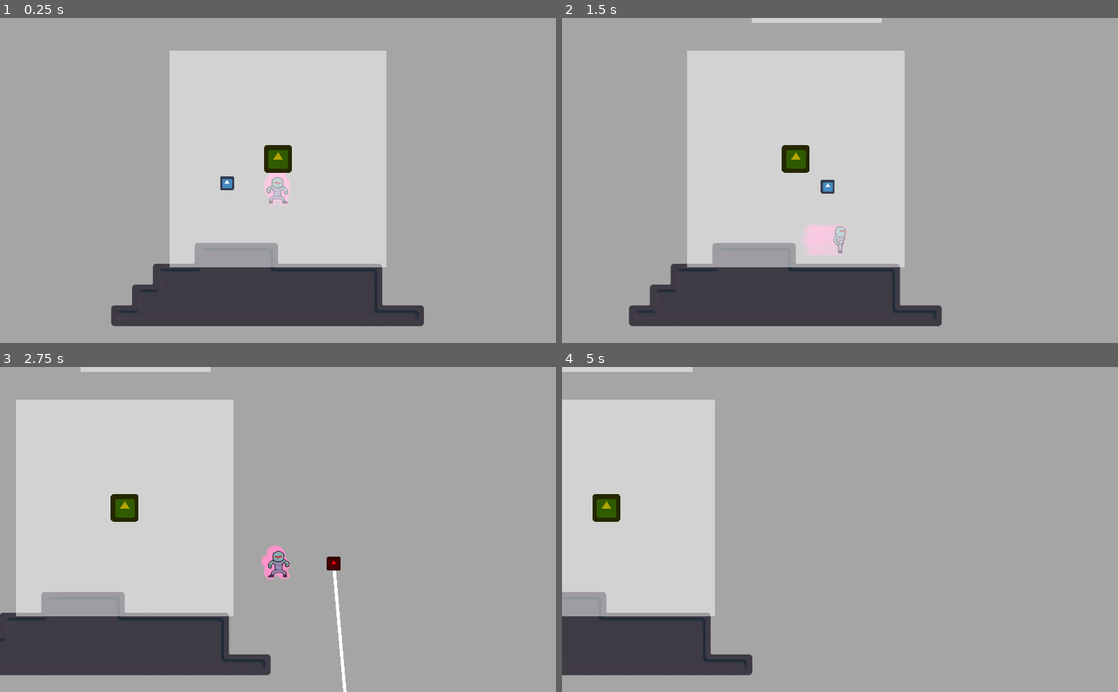
Above: before the commit, frames 1-4 (two rows, left to right).
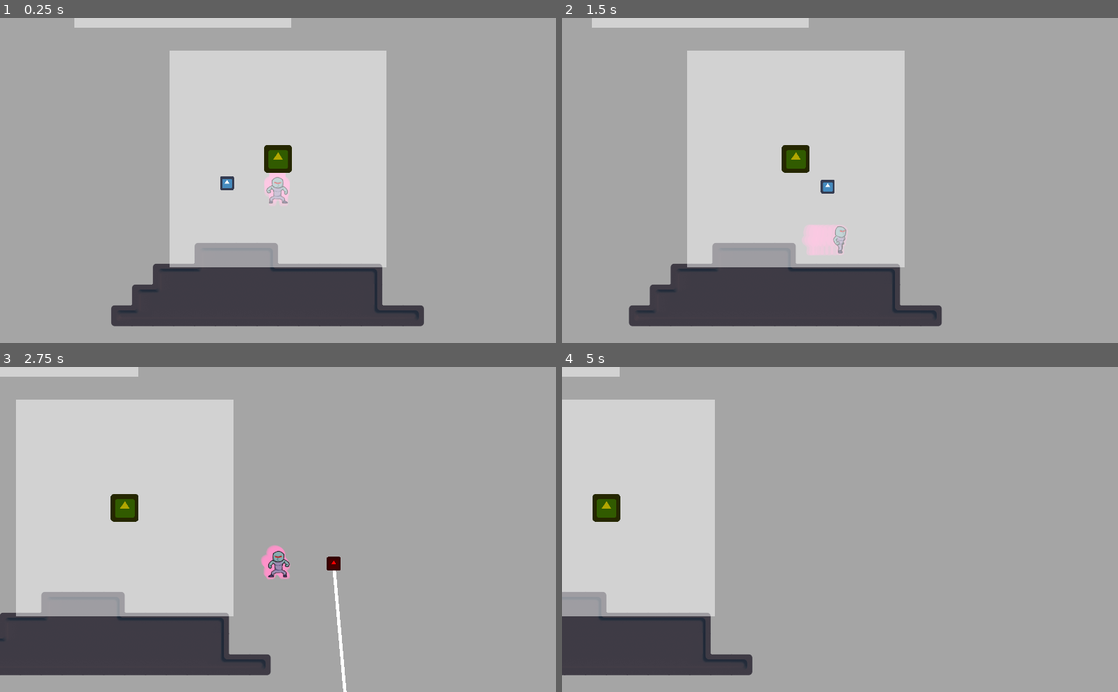
Above: after the commit, the same moments.

Repository: mdrgon1/GWJ-22-Spinzo
Game: Godot game, scene res://MainLevel.tscn
Same seed, same stepped clock (60 frames per second), same inputs: the game is played once before the commit and once after it. Before the commit the project starts from res://Main.tscn. The engine's default icon, where the game draws it, is replaced by a stand-in: a white triangle on a blue panel in a dark square.
Inputs:
- Up to frame 1 (0.25 s): no input
- Up to frame 2 (1.5 s): hold Shift (aim) 0.53-1.28 s; hold Right (move_right) from 0.53 s (still down); tap W (jump) at 0.77 s; tap E (throw_ball) at 1.35 s
- Up to frame 3 (2.75 s): tap W (jump) at 1.52 s; release Right (move_right) at 2.03 s; hold A (move_left) from 2.03 s (still down); hold Shift (aim) from 2.03 s (still down)
- Up to frame 4 (5 s): release A (move_left) at 2.78 s; release Shift (aim) at 2.78 s; hold Right (move_right) 2.78-4.28 s; tap E (throw_ball) at 2.85, 4.35 s; tap W (jump) at 3.02, 3.77, 4.52 s; hold Shift (aim) 3.53-4.28 s; hold A (move_left) from 4.28 s (still down)

The runs differ from the first frame. In frame 1, 1.2% of the frame differs, in the area x 13-53%, y 0-3%; in frame 2, 1.2%, in the area x 5-58%, y 0-3%; in frame 3, 0.8%; in frame 4, 0.4%.

Commit message:
packaged main level into it's own scene
fixed all the global paths to the main scene, now the main level can exist as a child of something

Diff:
--- a/Project/Ball/Ball.gd
+++ b/Project/Ball/Ball.gd
@@ -19,7 +19,7 @@
 
 func _physics_process(delta):
 
-	time_dilation = get_node("/root/Main").time_dilation
+	time_dilation = owner.time_dilation
 	delta *= time_dilation
 
 	# draw aiming line thing
--- a/Project/Main.tscn
+++ b/Project/MainLevel.tscn
@@ -1,50 +1,54 @@
 [gd_scene load_steps=8 format=2]
 
-[ext_resource path="res://Player/Player.tscn" type="PackedScene" id=1]
-[ext_resource path="res://tileset.tres" type="TileSet" id=2]
-[ext_resource path="res://Ball/Ball.tscn" type="PackedScene" id=3]
-[ext_resource path="res://Scripts/Camera.gd" type="Script" id=4]
-[ext_resource path="res://Scripts/MainLevel.gd" type="Script" id=5]
-[ext_resource path="res://Player Outline/PlayerOutline.gd" type="Script" id=7]
-[ext_resource path="res://Player Outline/animations/spriteframes.tres" type="SpriteFrames" id=8]
+[ext_resource path="res://Scripts/MainLevel.gd" type="Script" id=1]
+[ext_resource path="res://Player Outline/PlayerOutline.gd" type="Script" id=2]
+[ext_resource path="res://Player/Player.tscn" type="PackedScene" id=3]
+[ext_resource path="res://Ball/Ball.tscn" type="PackedScene" id=4]
+[ext_resource path="res://tileset.tres" type="TileSet" id=5]
+[ext_resource path="res://Player Outline/animations/spriteframes.tres" type="SpriteFrames" id=6]
+[ext_resource path="res://Scripts/Camera.gd" type="Script" id=7]
 
-[node name="Main" type="Node2D"]
-script = ExtResource( 5 )
+[node name="MainLevel" type="Node2D" groups=[
+"main level",
+]]
+script = ExtResource( 1 )
 
 [node name="Player" parent="." groups=[
 "player",
-] instance=ExtResource( 1 )]
+] instance=ExtResource( 3 )]
 
 [node name="Ball" parent="." groups=[
 "ball",
-] instance=ExtResource( 3 )]
+] instance=ExtResource( 4 )]
 position = Vector2( -20.5619, 0 )
 z_index = 1
 collision_layer = 2
 collision_mask = 2
 
 [node name="Player Trail" type="Node2D" parent="."]
-script = ExtResource( 7 )
+script = ExtResource( 2 )
 trail_speed = 80.0
 num_trails = 7
 pos_lerp = 20.0
-target_path = NodePath("../Player")
+target_path = NodePath("../../MainLevel/Player")
 
 [node name="Sprite" type="AnimatedSprite" parent="Player Trail"]
 modulate = Color( 1, 1, 1, 0.439216 )
 scale = Vector2( 0.2, 0.2 )
 z_index = -1
-frames = ExtResource( 8 )
+frames = ExtResource( 6 )
 animation = "Fall"
 offset = Vector2( 0, -3.5 )
 
-[node name="Camera2D" type="Camera2D" parent="."]
+[node name="Camera2D" type="Camera2D" parent="." groups=[
+"camera",
+]]
 current = true
 zoom = Vector2( 0.25, 0.25 )
-script = ExtResource( 4 )
+script = ExtResource( 7 )
 
 [node name="TileMap" type="TileMap" parent="."]
 scale = Vector2( 0.15, 0.15 )
-tile_set = ExtResource( 2 )
+tile_set = ExtResource( 5 )
 format = 1
 tile_data = PoolIntArray( 262140, 0, 8, 262141, 0, 10, 262142, 0, 10, 262143, 0, 11, 327674, 0, 8, 327675, 0, 10, 32767 …(651 unchanged characters)…
--- a/Project/Player/Player.gd
+++ b/Project/Player/Player.gd
@@ -11,7 +11,7 @@
 
 func _physics_process(delta):
 
-	var time_dilation = get_node("/root/Main").time_dilation
+	var time_dilation = owner.time_dilation
 	delta *= time_dilation
 
 	movement.update(delta);
--- a/Project/hazards/Bopper.gd
+++ b/Project/hazards/Bopper.gd
@@ -9,7 +9,8 @@
 
 onready var player = get_tree().get_nodes_in_group("player")[0]
 onready var ball = get_tree().get_nodes_in_group("ball")[0]
-onready var camera = get_node("/root/Main/Camera2D")
+onready var camera = get_tree().get_nodes_in_group("camera")[0]
+onready var main_level = get_tree().get_nodes_in_group("main level")[0]
 
 func _physics_process(delta):
 	if(abs(player.position.x - global_position.x) > 9):
@@ -22,7 +23,7 @@
 	velocity = move_and_slide(velocity)
 
 	# despawn if it falls below the camera
-	if(global_position.y >= camera.position.y + get_node("/root/Main").DESPAWN_RECT.end.y):
+	if(global_position.y >= camera.position.y + main_level.DESPAWN_RECT.end.y):
 		queue_free()
 
 func _on_Area2D_body_entered(body):
--- a/Project/hazards/Dasher.gd
+++ b/Project/hazards/Dasher.gd
@@ -12,7 +12,8 @@
 
 onready var player = get_tree().get_nodes_in_group("player")[0]
 onready var ball = get_tree().get_nodes_in_group("ball")[0]
-onready var camera = get_node("/root/Main/Camera2D")
+onready var camera = get_tree().get_nodes_in_group("camera")[0]
+onready var main_level = get_tree().get_nodes_in_group("main level")[0]
 onready var attack_area = $AttackArea
 
 func _physics_process(delta):
@@ -29,7 +30,7 @@
 	velocity = move_and_slide(velocity)
 
 	# despawn if it falls below the camera
-	if(global_position.y >= camera.position.y + get_node("/root/Main").DESPAWN_RECT.end.y):
+	if(global_position.y >= camera.position.y + main_level.DESPAWN_RECT.end.y):
 		queue_free()
 
 func _on_Area2D_body_entered(body):
--- a/Project/project.godot
+++ b/Project/project.godot
@@ -27,7 +27,7 @@
 [application]
 
 config/name="Godot wild jam 22"
-run/main_scene="res://Main.tscn"
+run/main_scene="res://MainLevel.tscn"
 config/icon="res://icon.png"
 
 [display]
